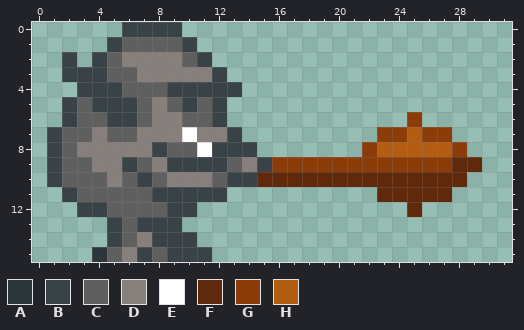
File history of a pixel-art sprite, src/res/monster/ogr_attack_right2.png. Above, as it was before the edit.
The file is 32x16 pixels.
Palette (. is transparent): A #2d363b  B #394347  C #5f5f5f  D #867f7b  E #ffffff  F #61290c  G #8b3c09  H #b25d12
The result:
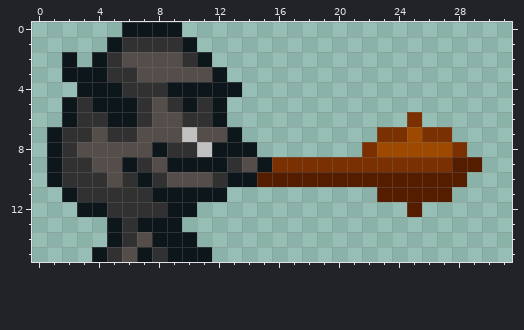
What changed:
Colour B changes from #394347 to #0d161b.
Colour C changes from #5f5f5f to #313131.
Colour D changes from #867f7b to #544d49.
Colour E changes from #ffffff to #c1c1c1.
Colour F changes from #61290c to #551d00.
Colour G changes from #8b3c09 to #7a3000.
Colour H changes from #b25d12 to #9d4900.
Colour A becomes colour B in row 15 at x 4.
Changed places in both pictures, as pixel boxes (x1, y1, x2, y2):
changed: (47, 22, 482, 262)
